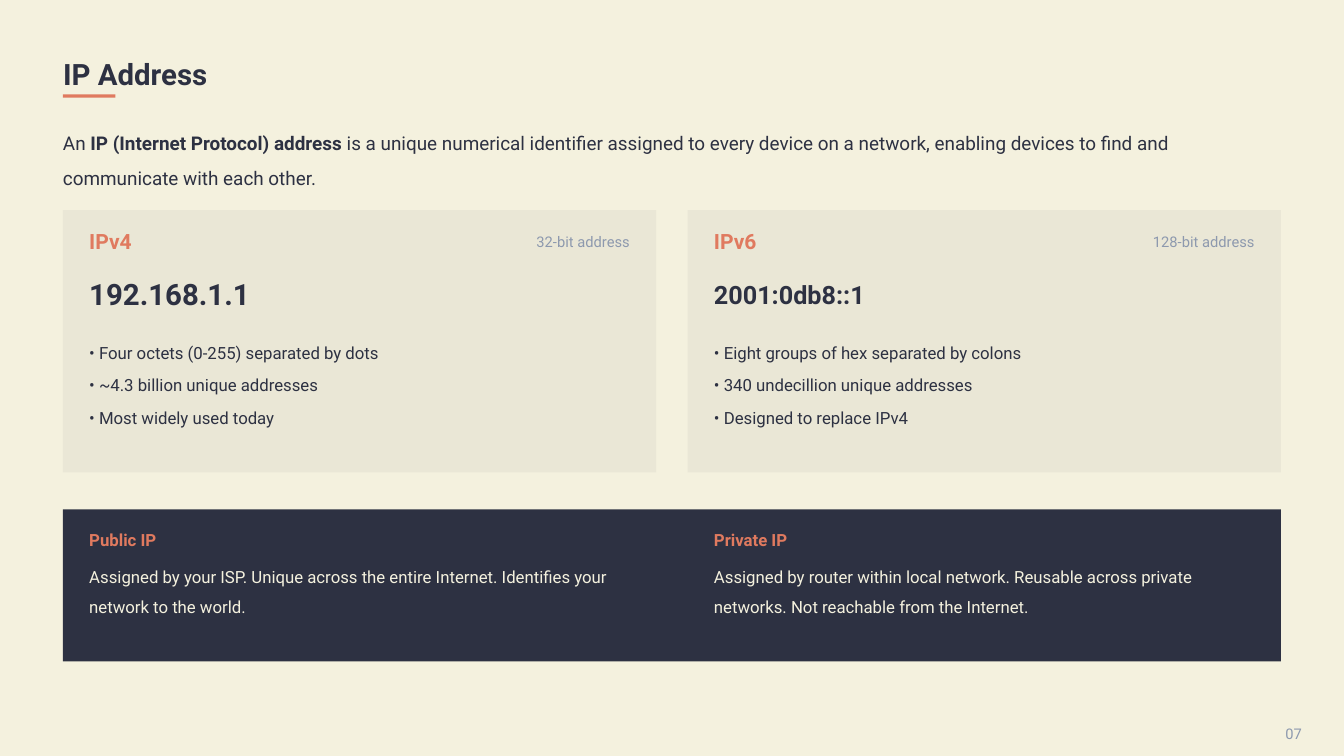
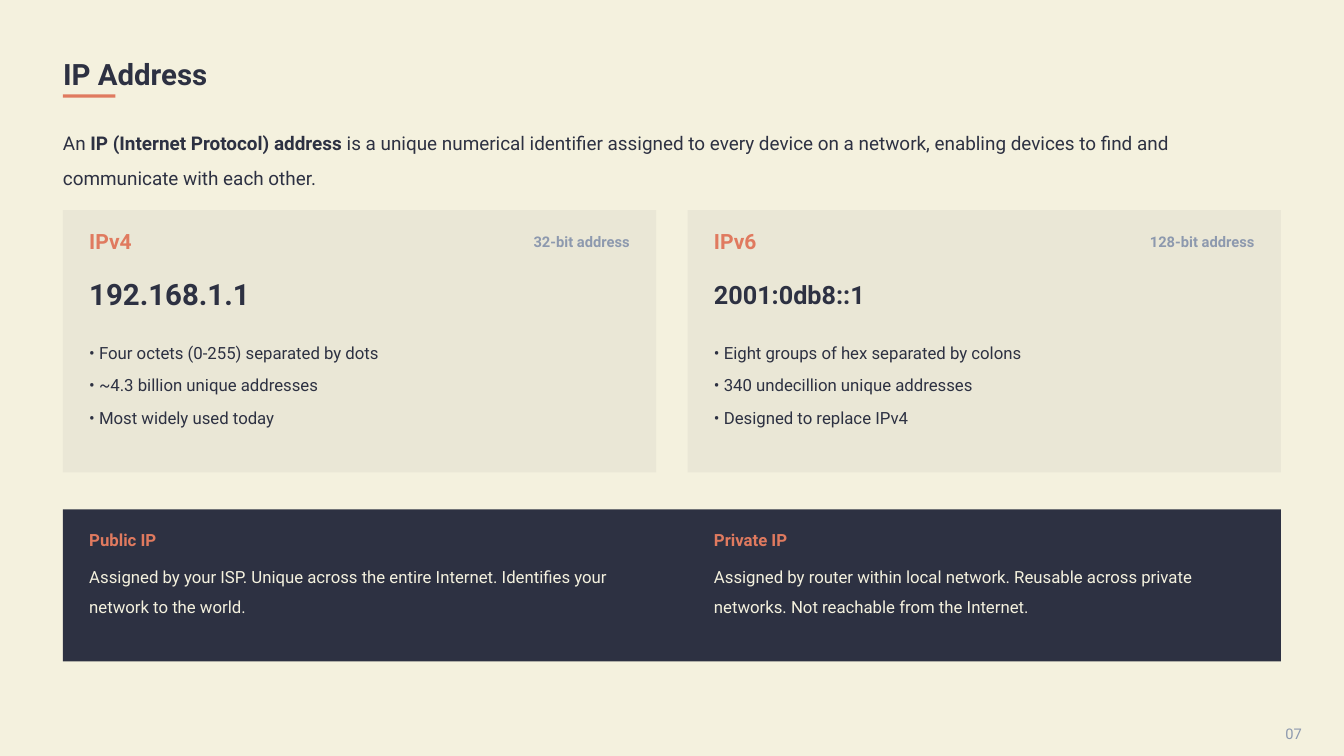
Before and after one commit to nabila-nuzhat/backend, a slide deck: slide 7 of network/sir-slides/4. Networking for Web Developers.pptx. Drawn at 1344x756 pixels with LibreOffice and Linux fonts; fonts in the diff are those of the drawing. Boxes give left, top, right and bottom in pixels: in the first picture for what was removed or moved away, otherwise in the second. Text is boxed around its words. In the diff, an @@ line names an element or a change of style, - is before the commit and + after.

```diff
--- a/network/sir-slides/4. Networking for Web Developers.pptx
+++ b/network/sir-slides/4. Networking for Web Developers.pptx
@@ text "32-bit address" at [534,236,630,247]: bold on @@
@@ text "128-bit address" at [1150,236,1255,247]: bold on @@
```
Also in this commit, not shown: 2 other slides changed, 9 other files.
